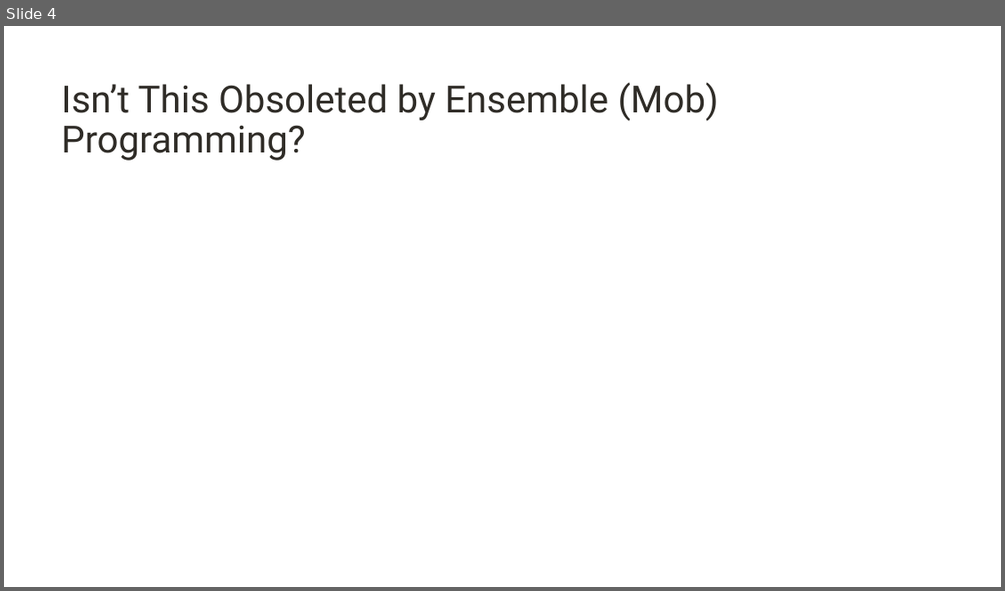
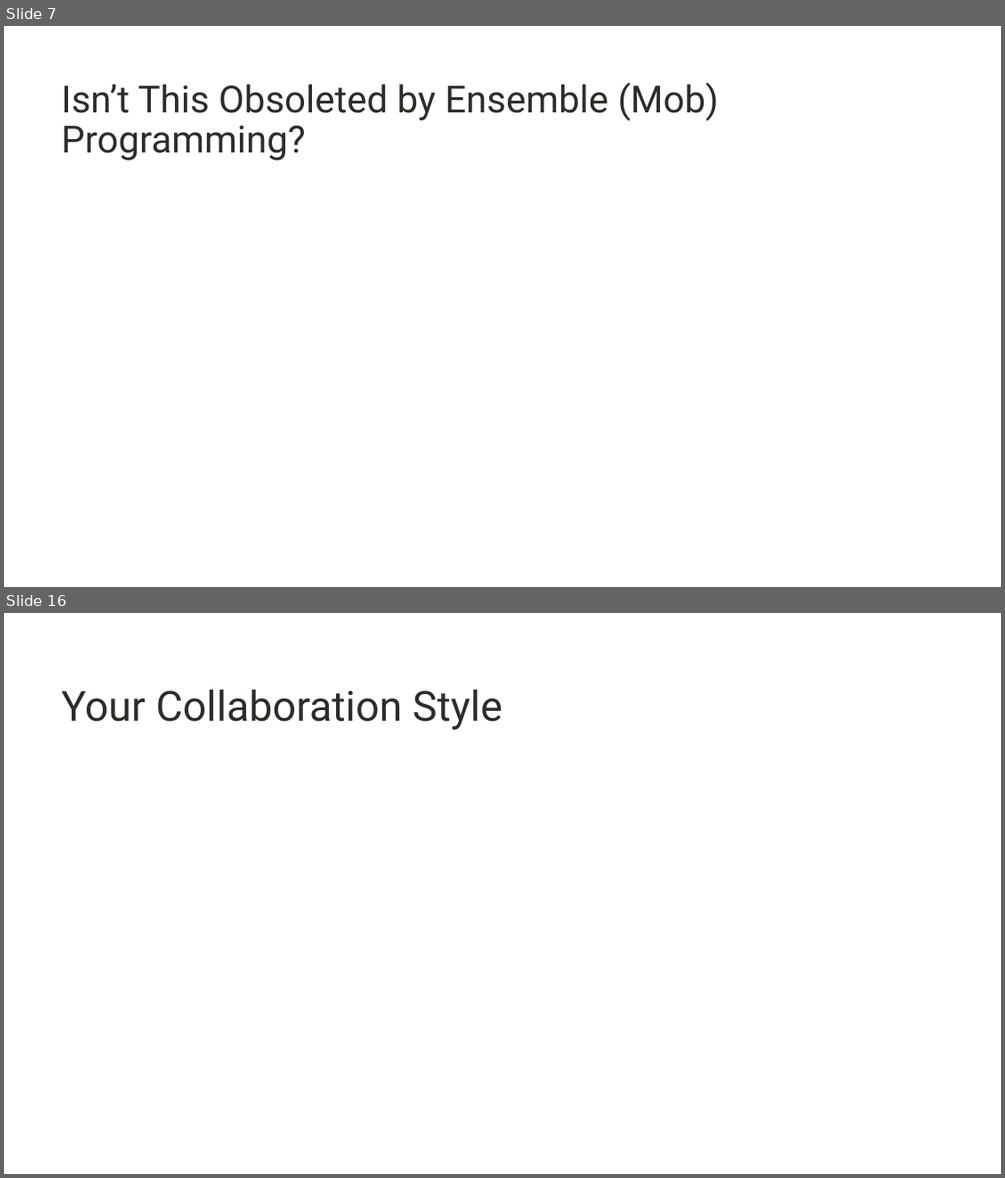
Before and after one commit to digdeeproots/talks, a slide deck: Decks/Craft2023-PromiscuousPairingBeginnerMind.pptx. Shown one above the other, each under a label of ours: slide 4 before the commit, slides 7 and 16 after it; the slides between them are not shown. The pictures are 1005x591 and 1005x1178 pixels, drawn with LibreOffice and Linux fonts; fonts in the diff are those of the drawing; background and template pictures are left out. Boxes give left, top, right and bottom in pixels: in the first picture for what was removed or moved away, otherwise in the second. Text is boxed around its words. In the diff, an @@ line names an element or a change of style, - is before the commit and + after.

```diff
--- a/Decks/Craft2023-PromiscuousPairingBeginnerMind.pptx
+++ b/Decks/Craft2023-PromiscuousPairingBeginnerMind.pptx
@@ slide 16 added at <box>4,613,1001,1174</box>, background #FFFFFF @@
@@ title added at <box>61,690,502,730</box>, 40 pt, text #2F2C27 @@
+Your Collaboration Style
@@ what was slide 4 is now slide 7 @@
```
Also in this commit, not shown: 1 slide changed, 13 other slides added.
